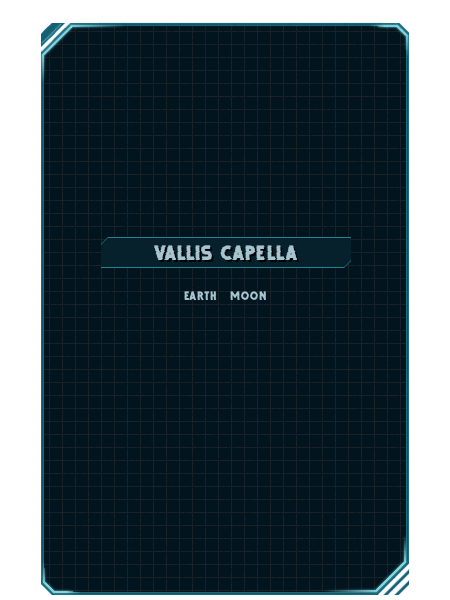
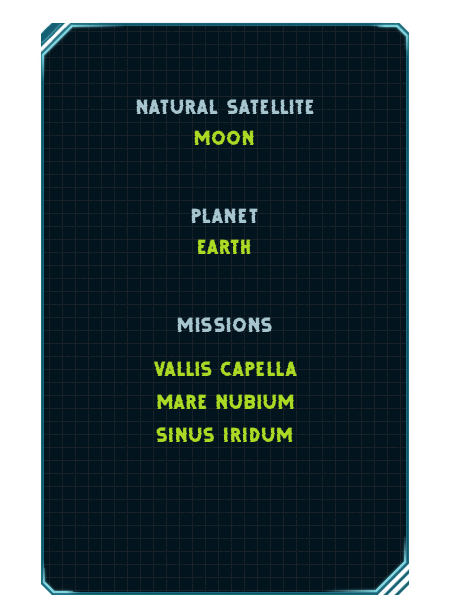
Revision of a layered 450x600 image; what changed, layer by layer:
added layer "Sinus Iridum" above "Mare Nubium" over box(156, 427, 293, 442)
added layer "Mare Nubium" above "Vallis Capella" over box(157, 394, 294, 409)
added layer "Vallis Capella" above "earth" over box(154, 361, 297, 376)
renamed "Title" to "earth", painted on it over box(101, 237, 351, 268)
removed layer "Earth Moon" over box(184, 291, 266, 300)
added layer "moon" above "missions" over box(194, 130, 254, 145)
added layer "missions" above "planet" over box(177, 317, 272, 332)
added layer "planet" above "natural satellite" over box(191, 208, 258, 223)
added layer "natural satellite" above "Border Highlights" over box(136, 99, 314, 114)
